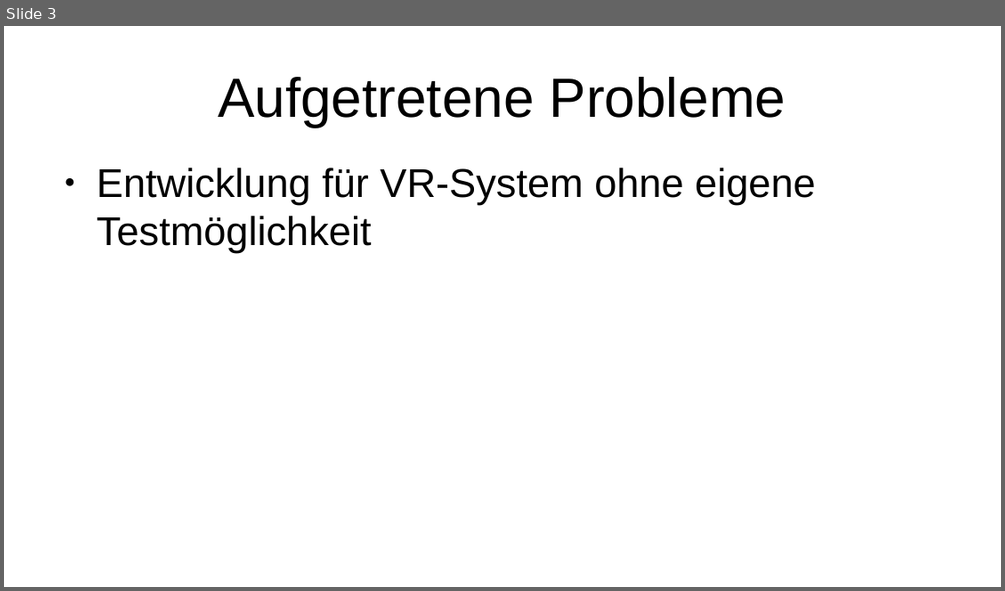
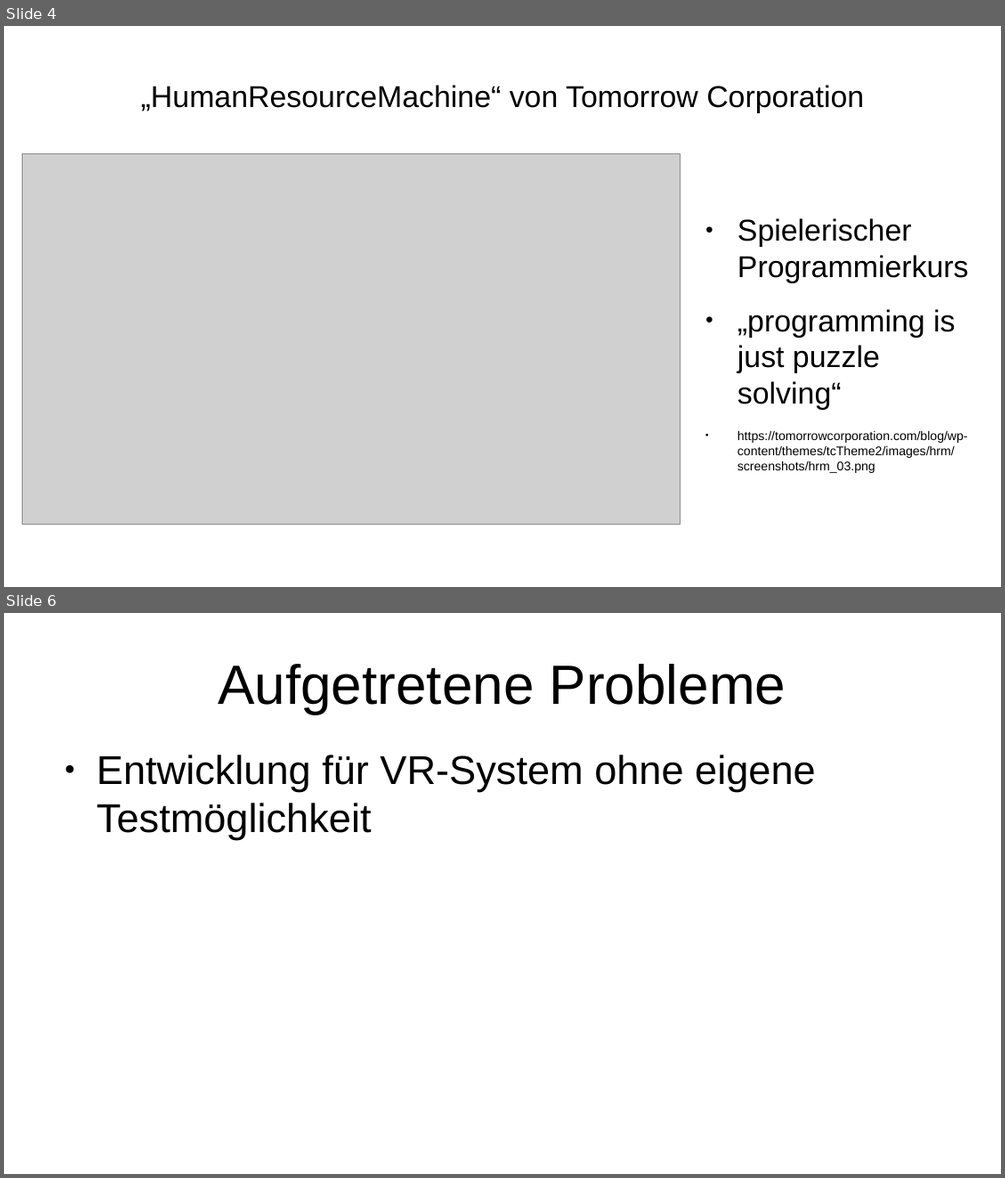
Before and after one commit to sebastian-steindl/EscapeTheVR, a slide deck: EntwurfPräsi.odp. Shown one above the other, each under a label of ours: slide 3 before the commit, slides 4 and 6 after it; the slides between them are not shown. The pictures are 1005x591 and 1005x1178 pixels, drawn with LibreOffice and Linux fonts; fonts in the diff are those of the drawing; grey boxes stand for pictures. Boxes give left, top, right and bottom in pixels: in the first picture for what was removed or moved away, otherwise in the second. Text is boxed around its words. In the diff, an @@ line names an element or a change of style, - is before the commit and + after.

```diff
--- a/EntwurfPräsi.odp
+++ b/EntwurfPräsi.odp
@@ slide 4 added at box(4, 26, 1001, 587), background #FFFFFF @@
@@ title added at box(141, 85, 864, 113), 24 pt, text #000000 @@
+„HumanResourceMachine“ von Tomorrow Corporation
@@ picture added at box(22, 154, 680, 524) @@
@@ text added at box(737, 218, 969, 473), 10 pt, text #000000 @@
+● Spielerischer Programmierkurs
+● „programming is just puzzle solving“
+● https://tomorrowcorporation.com/blog/wp-content/themes/tcTheme2/images/hrm/screenshots/hrm_03.png
@@ what was slide 3 is now slide 6 @@
```
Also in this commit, not shown: 1 slide changed, 3 other slides added, 1 slide removed.
